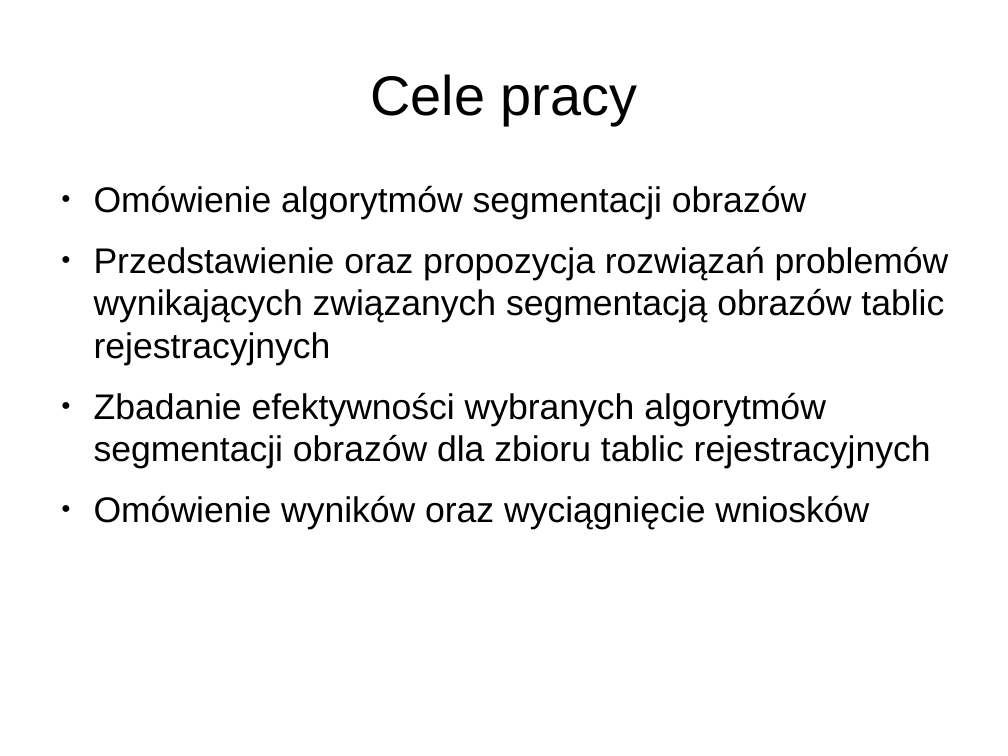
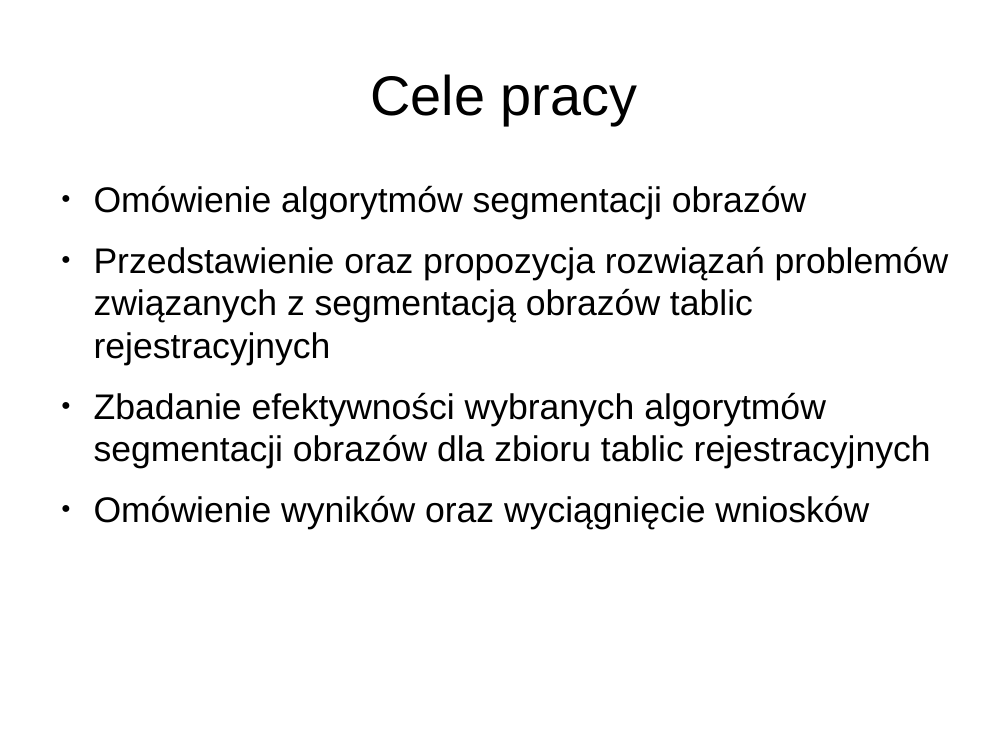
Before and after one commit to loganek/number-plate-recognition, a slide deck: slide 3 of doc/presentations/final-presentation.odp. Drawn at 1008x756 pixels with LibreOffice and Linux fonts; fonts in the diff are those of the drawing. Boxes give left, top, right and bottom in pixels: in the first picture for what was removed or moved away, otherwise in the second. Text is boxed around its words. In the diff, an @@ line names an element or a change of style, - is before the commit and + after.

```diff
--- a/doc/presentations/final-presentation.odp
+++ b/doc/presentations/final-presentation.odp
@@ text at box(94, 246, 949, 365): text changed @@
-● Przedstawienie oraz propozycja rozwiązań problemów wynikających związanych segmentacją obrazów tablic rejestracyjnych
+● Przedstawienie oraz propozycja rozwiązań problemów związanych z segmentacją obrazów tablic rejestracyjnych
```
Also in this commit, not shown: 2 other slides changed.
